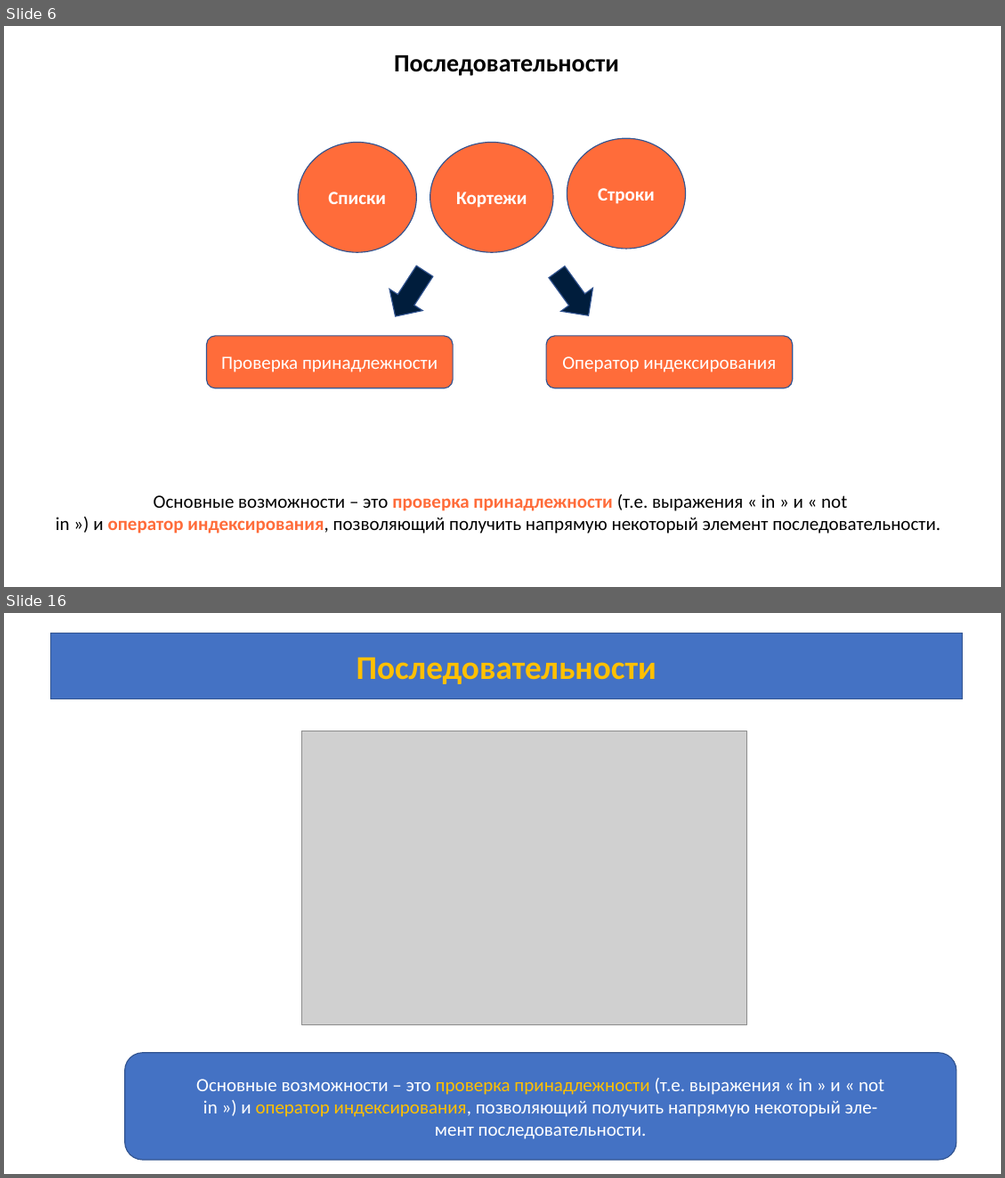
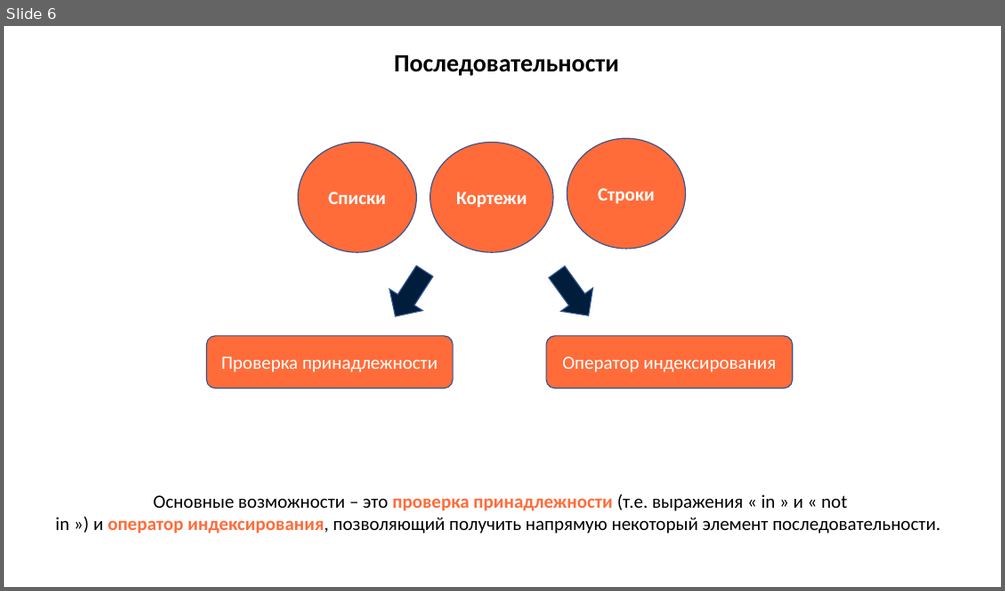
Before and after one commit to azamat7087/python_lessons_ver.2, a slide deck: lesson 6/Lesson_6.pptx. Shown one above the other, each under a label of ours: slides 6 and 16 before the commit, slide 6 after it; the slides between them are not shown. The pictures are 1005x1178 and 1005x591 pixels, drawn with LibreOffice and Linux fonts; fonts in the diff are those of the drawing; grey boxes stand for pictures. Boxes give left, top, right and bottom in pixels: in the first picture for what was removed or moved away, otherwise in the second. Text is boxed around its words. In the diff, an @@ line names an element or a change of style, - is before the commit and + after.

```diff
--- a/lesson 6/Lesson_6.pptx
+++ b/lesson 6/Lesson_6.pptx
@@ slide 16 removed at box(4, 613, 1001, 1174), background #FFFFFF @@
@@ rectangle removed at box(50, 633, 962, 699) @@
-Последовательности
@@ picture removed at box(301, 731, 746, 1024) @@
@@ rounded rectangle removed at box(125, 1053, 956, 1159) @@
-Основные возможности – это проверка принадлежности (т.е. выражения « in » и « not
-in ») и оператор индексирования, позволяющий получить напрямую некоторый эле-
-мент последовательности.
```
Also in this commit, not shown: 2 slides changed, 9 other slides removed.
